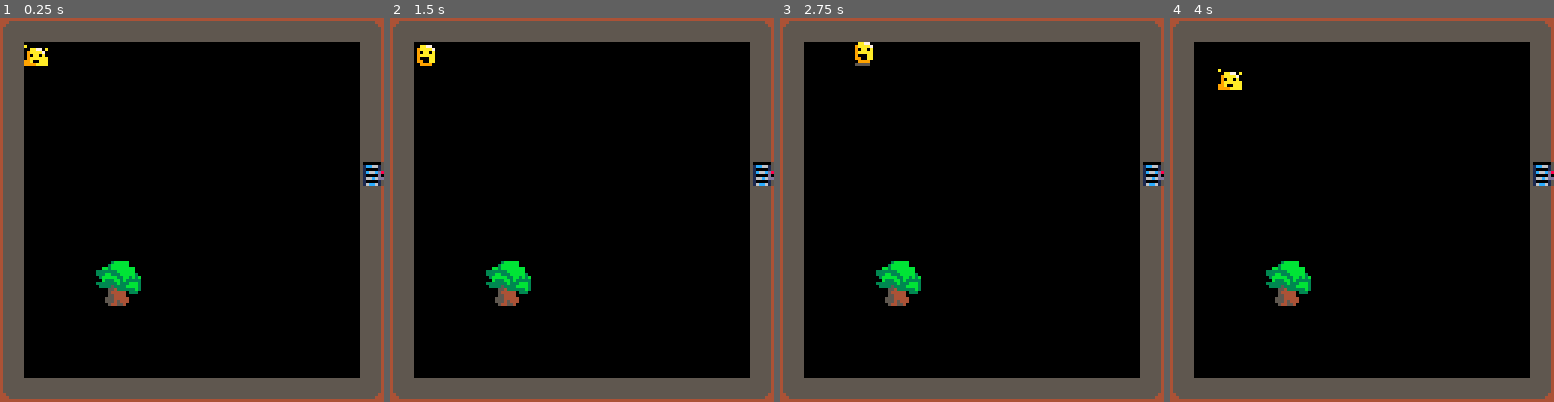
Above: before the commit, frames 1-4 (left to right).
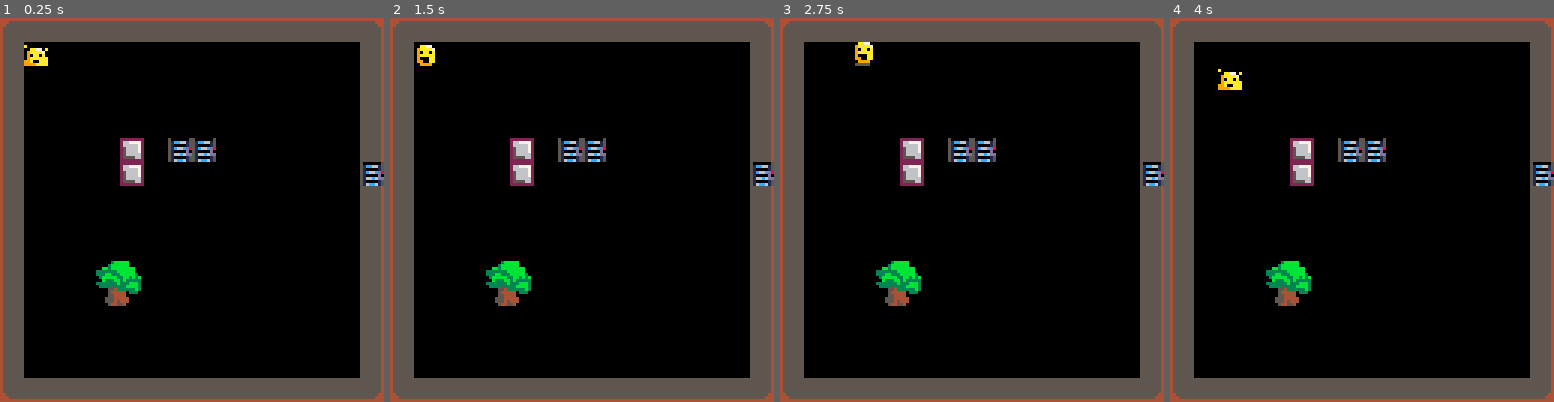
Above: after the commit, the same moments.

Repository: Chazmus/ReDeath
Game: PICO-8 cartridge carts/redeath/redeath.p8
Same seed, same stepped clock (60 frames per second), same inputs: the game is played once before the commit and once after it.
Inputs:
- Up to frame 1 (0.25 s): no input
- Up to frame 2 (1.5 s): tap X (X key) at 0.33, 1.07 s; tap O (Z key) at 0.7 s
- Up to frame 3 (2.75 s): hold Right 1.6-2.1 s; tap O (Z key) at 1.7, 2.1, 2.5 s; tap X (X key) at 1.85 s; hold Up 2.15-2.42 s; hold Right from 2.47 s (still down)
- Up to frame 4 (4 s): tap O (Z key) at 2.9, 3.3, 3.7 s; tap X (X key) at 2.97 s; release Right at 3.03 s; hold Left 3.08-3.58 s; hold Down 3.63-3.97 s

The runs differ from the first frame. In frame 1, 1.3% of the frame differs, in the area x 31-57%, y 31-44%; in frame 2, 1.3%; in frame 3, 1.3%; in frame 4, 1.3%.

Commit message:
fixed pressure plate and door code, added examples to level_loader

Diff:
--- a/carts/redeath/redeath.p8
+++ b/carts/redeath/redeath.p8
@@ -381,9 +381,7 @@
 	local new_door = door:new{
 		position = pos,
 		is_open = false,
-		sprite = {133,134},
-		--init = function() self:init() end,
-		--update = function() self:update() end
+		sprite = {133,134}
 	}
 	return new_door
 end
@@ -402,7 +400,7 @@
 end
 
 function door:update()
-	mset(self.position.x, self.position.y, self.is_open and self.sprite[1] or self.sprite[2])
+	mset(self.position.x, self.position.y, self.is_open and self.sprite[2] or self.sprite[1]) -- works as a ternary operator, self.is_open ? self.sprite[1] : self.sprite[2], (order flipped)
 end
 
 -- pressure plate
@@ -413,9 +411,7 @@
 		changed = true,
 		position = pos,
 		sprite = {184,185},
-		connected_doors = doors,
-		--init = function() self:init() end,
-		--update = function() self:update() end
+		connected_doors = doors
 	}
 	return new_pressure_plate
 end
@@ -434,25 +430,36 @@
 end
 
 function pressure_plate:update()
-	if player_list.player1 == nil or player_list.player2 == nil then
-		return
-	end
-
-	local p1 = player_list.player1.position
-	local p2 = player_list.player2.position
-
-    -- Throwing an exception
-	-- local state = ((p1.x == self.position.x & p1.y == self.position.y) | (p2.x == self.position.x and p2.y == self.position.y))-- p1 or p2 is at this location
-	-- if (self.is_on ^^ state) then -- xor
-	--	self.is_on = state
-
-	--	for door in self.connected_doors do
-	--		door = state
-	--	end
-
-	--	mset(self.position.x, self.position.y, self.is_on and self.sprite[1] or self.sprite[2])
-	-- end
-end
+	local state = false
+
+	-- check for player1 at this position
+	if (not (player_list.player1 == nil)) then
+		local p1 = pixel_to_grid(player_list.player1.position)
+		state = p1.x == self.position.x and p1.y == self.position.y
+	end
+
+	-- check for player2
+	if (not state and not (player_list.player2 == nil)) then
+		local p2 = pixel_to_grid(player_list.player2.position)
+		state = state or (p2.x == self.position.x and p2.y == self.position.y)
+	end
+
+	self.changed = (self.is_on and not state) or (state and not self.is_on)
+
+	-- only update if the state has changed
+	if (self.changed) then
+		self.is_on = state
+
+		for connected_door in all(self.connected_doors) do
+			connected_door.is_open = state
+		end
+
+		mset(self.position.x, self.position.y, self.is_on and self.sprite[2] or self.sprite[1])
+	end
+end
+
+-- switch
+
 
 
 -->8
@@ -474,16 +481,17 @@
 	-- the update function can then check for the plate to collide with the player
 	-- and change the state of the door to open.
 
-	-- trying to let door and pressure plate be their own "class" to make state updates/references cleaner
-	-- there's an issue with the scope of self when init/updating though. go.init() wont pass self to init(), but changing to go:init() seems to break player
-
-	local door1 = create_door({x = 16, y = 11})
+	local door1 = create_door({x = 7, y = 5})
+	local door2 = create_door({x = 8, y = 5})
 	local pressure_plate1 = create_pressure_plate({x = 5, y = 5}, { door1 })
+	local pressure_plate2 = create_pressure_plate({x = 5, y = 6}, { door1, door2})
 
 	local level1 = {
 		tree1,
 		door1,
+		door2,
 		pressure_plate1,
+		pressure_plate2
 	}
 
 	level_loader:load_level_objects(level1)
@@ -494,7 +502,7 @@
 	self:unload_level_objects()
 	self.current_level = level_objects
 	for go in all(level_objects) do
-		go.init()
+		go:init()
 		add(game_objects, go)
 	end
 end
@@ -502,7 +510,7 @@
 function level_loader:unload_level_objects()
 	if self.current_level == nil then return end
 	for go in all(self.current_level) do
-		go.init()
+		go:init()
 		remove(game_objects, go)
 	end
 end
@@ -643,14 +651,14 @@
 00000000000000000000000000000000000000000000000000000000000000000000000000000000000000000000000000000000000000000000000000000000
 00000000000000000000000000000000000000000000000000000000000000000000000000000000000000000000000000000000000000000000000000000000
 00000000000000000000000000000000000000000000000000000000000000000000000000000000000000000000000000000000000000000000000000000000
-0009a0000009a00a0a09a0a00909a00000a0a0a000a0a0a000a0a0a000a0a0a00000000000000000000000000000000000000000000000000000000000000000
-0099a0009099a0a00099a0000099a009009c9c90009c9c90009c9c90009c9c900000000000000000000000000000000000000000000000000000000000000000
-004990000049900000499090004990a0011111100111111001111110011111100000000000000000000000000000000000000000000000000000000000000000
-00009000a000900a9000900000009000011111100111111001111110011111100000000000000000000000000000000000000000000000000000000000000000
-00999a0000999a0000999a0000999a09057777500577bb50057bb75005bb77500000000000000000000000000000000000000000000000000000000000000000
-049999a0049999a0049999a0a49999a0055500500555005005550050055580500000000000000000000000000000000000000000000000000000000000000000
-049009a0049009a0049009a0049009a0055555500555555005555550055555500000000000000000000000000000000000000000000000000000000000000000
-00499900a04999000049990a00499900000055500000555000005550000055500000000000000000000000000000000000000000000000000000000000000000
+0009a0000009a00a0a09a0a00909a00000a0a0a000a0a0a000a0a0a000a0a0a022222222bbbbbbbb000000000000000000000000000000000000000000000000
+0099a0009099a0a00099a0000099a009009c9c90009c9c90009c9c90009c9c9026677772b665555b000000000000000000000000000000000000000000000000
+004990000049900000499090004990a00111111001111110011111100111111026666672b666665b000000000000000000000000000000000000000000000000
+00009000a000900a90009000000090000111111001111110011111100111111025666672b766665b000000000000000000000000000000000000000000000000
+00999a0000999a0000999a0000999a09057777500577bb50057bb75005bb775025666672b766665b000000000000000000000000000000000000000000000000
+049999a0049999a0049999a0a49999a00555005005550050055500500555805025666662b766666b000000000000000000000000000000000000000000000000
+049009a0049009a0049009a0049009a00555555005555550055555500555555025555662b777766b000000000000000000000000000000000000000000000000
+00499900a04999000049990a004999000000555000005550000055500000555022222222bbbbbbbb000000000000000000000000000000000000000000000000
 __gff__
 0000808080000000000000000000000000008080800000000000000000000000000080808000000000000000000000000000000000000000000000000000000000000000000000000000000000000000808080800000000000000000000000000000000000000000000000000000000000000000000000000000000000000000
 0000000000810000000000000000000000000000000000000000000000000000000000000000000000000000000000000000000000000000000000000000000000000000000000000000000000000000000000000000000000000000000000000000000000000000000000000000000000000000000000000000000000000000
